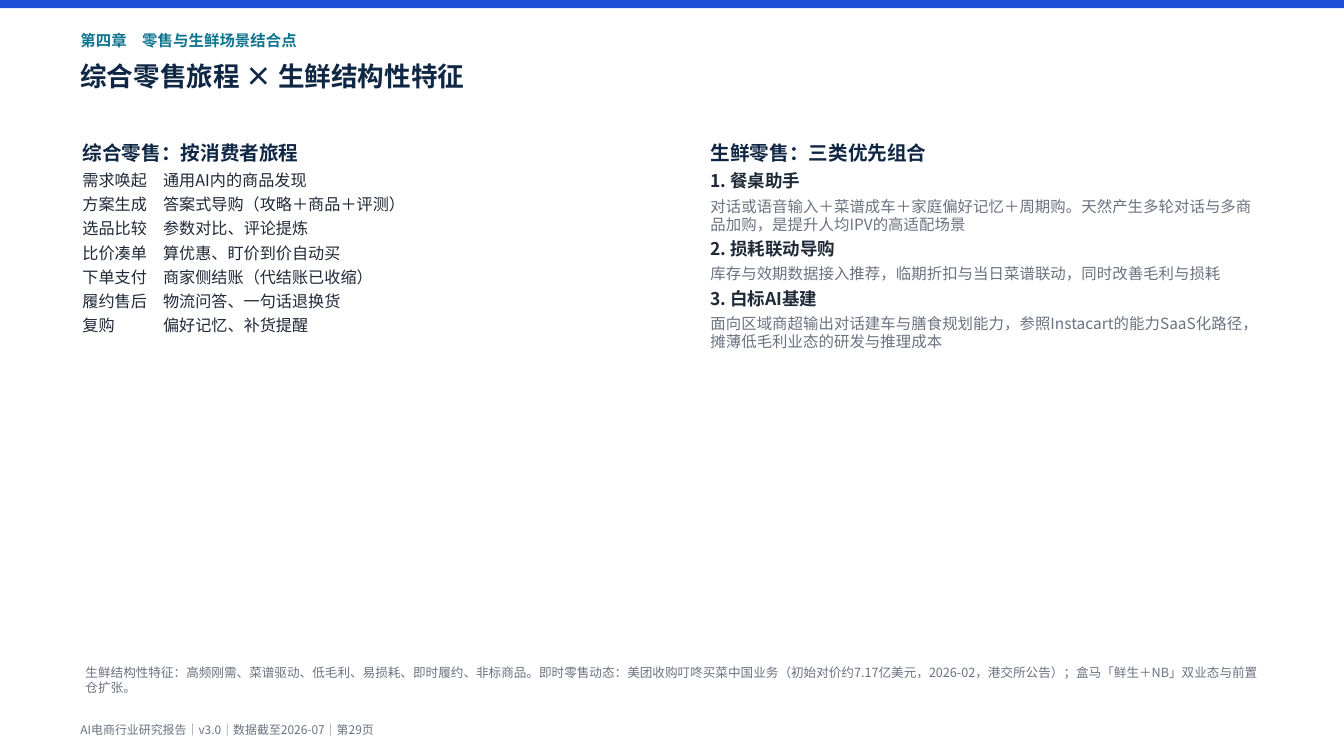
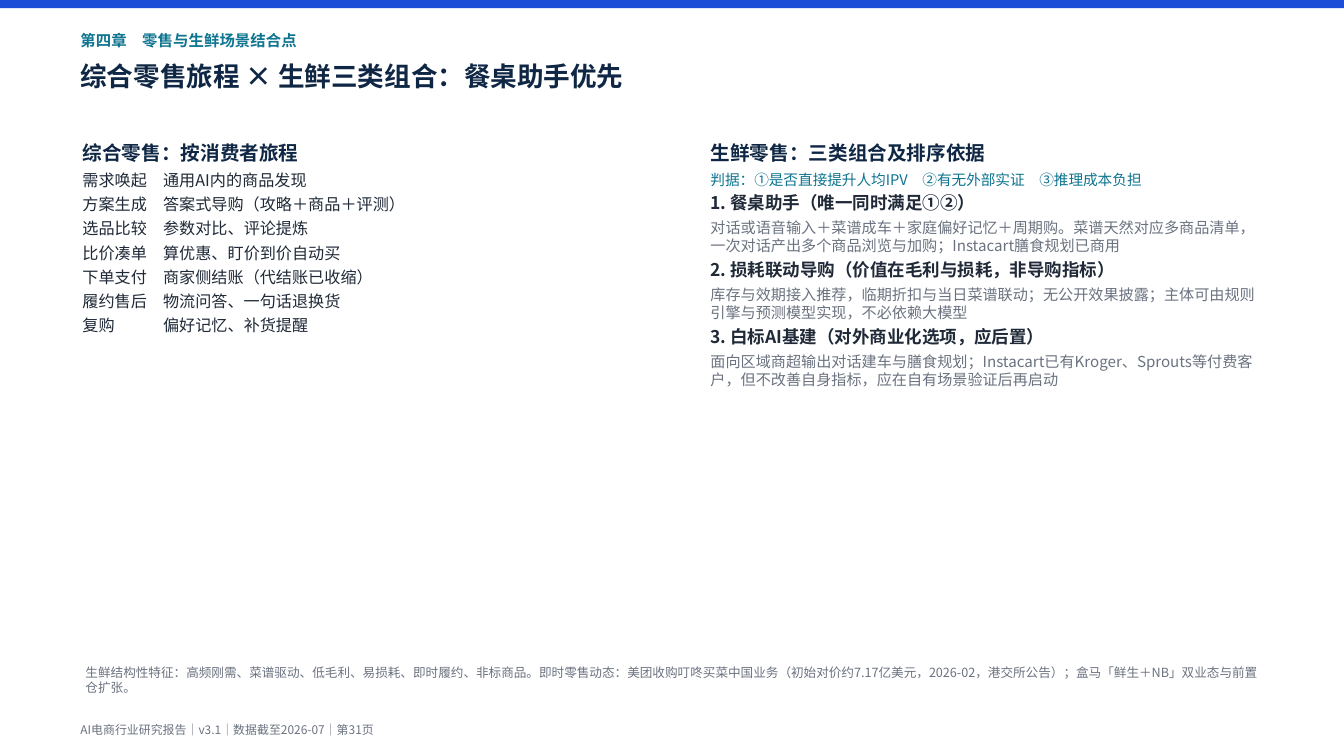
Before and after one commit to breeze2623-create/Aicommerce, a slide deck: slide 31 of report/AI电商行业研究报告.pptx (slide 29 before the commit). Drawn at 1344x756 pixels with LibreOffice and Linux fonts; fonts in the diff are those of the drawing. Boxes give left, top, right and bottom in pixels: in the first picture for what was removed or moved away, otherwise in the second. Text is boxed around its words. In the diff, an @@ line names an element or a change of style, - is before the commit and + after.

```diff
--- a/report/AI电商行业研究报告.pptx
+++ b/report/AI电商行业研究报告.pptx
@@ text at (80,63,623,89): text changed @@
-综合零售旅程 × 生鲜结构性特征
+综合零售旅程 × 生鲜三类组合：餐桌助手优先
@@ text at (710,143,1254,387): text changed; size 11 to 10.8 pt @@
-生鲜零售：三类优先组合
-1. 餐桌助手
-对话或语音输入＋菜谱成车＋家庭偏好记忆＋周期购。天然产生多轮对话与多商品加购，是提升人均IPV的高适配场景
-2. 损耗联动导购
-库存与效期数据接入推荐，临期折扣与当日菜谱联动，同时改善毛利与损耗
-3. 白标AI基建
-面向区域商超输出对话建车与膳食规划能力，参照Instacart的能力SaaS化路径，摊薄低毛利业态的研发与推理成本
+生鲜零售：三类组合及排序依据
+判据：①是否直接提升人均IPV ②有无外部实证 ③推理成本负担
+1. 餐桌助手（唯一同时满足①②）
+对话或语音输入＋菜谱成车＋家庭偏好记忆＋周期购。菜谱天然对应多商品清单，一次对话产出多个商品浏览与加购；Instacart膳食规划已商用
+2. 损耗联动导购（价值在毛利与损耗，非导购指标）
+库存与效期接入推荐，临期折扣与当日菜谱联动；无公开效果披露；主体可由规则引擎与预测模型实现，不必依赖大模型
+3. 白标AI基建（对外商业化选项，应后置）
+面向区域商超输出对话建车与膳食规划；Instacart已有Kroger、Sprouts等付费客户，但不改善自身指标，应在自有场景验证后再启动
@@ text at (80,724,373,735): text changed @@
-AI电商行业研究报告｜v3.0｜数据截至2026-07｜第29页
+AI电商行业研究报告｜v3.1｜数据截至2026-07｜第31页
```
Also in this commit, not shown: 33 other slides changed, 2 slides added, 19 other files.
